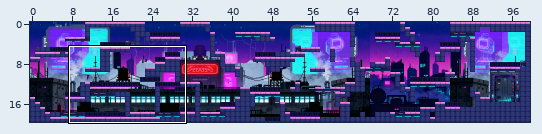
Two versions of a level (Tiled map (JSON), assets/maps/map1.tmj). The first picture is a wide view before the edit; the outline marks the close-up.
Close-up. First the earlier version:
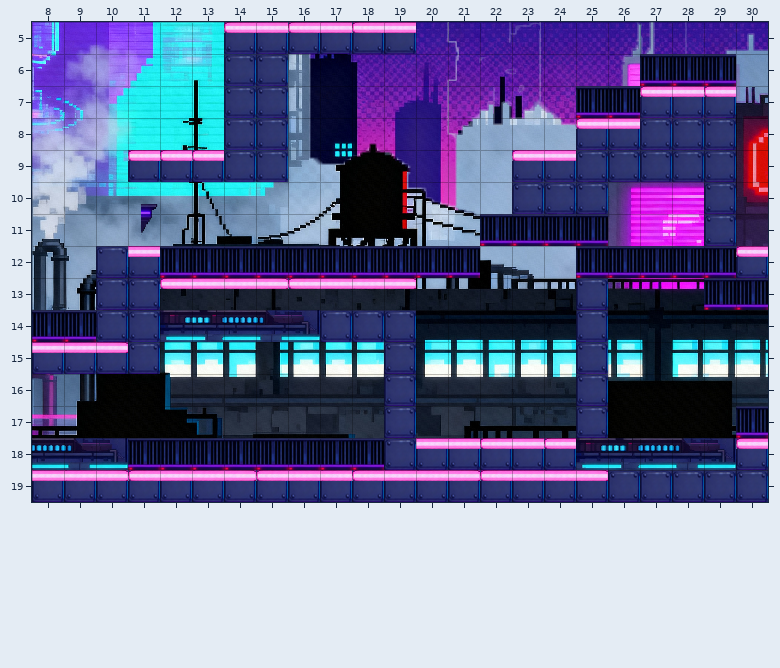
Cells are 32x32 px. Shown: x 8..30, y 5..19.
The same view after the edit:
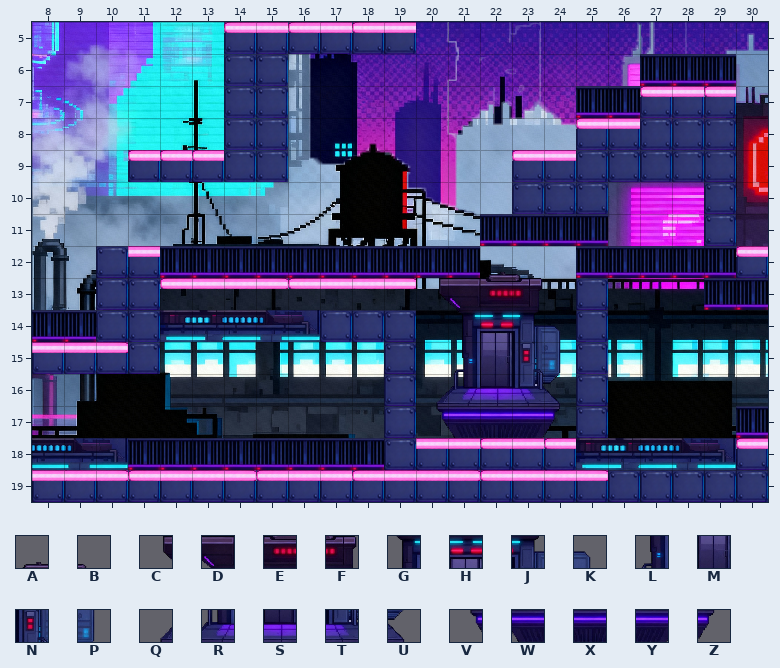
Key: from "tilesetv1": A 836, B 837, C 866, D 867, E 868, F 869, G 899, H 900, J 901, K 902, L 931, M 932, N 933, P 934, Q 962, R 963, S 964, T 965, U 966, V 994, W 995, X 996, Y 997, Z 998.
_ is an empty cell.
Objects are placed by their top-left corner, in cells (3,4 is the top-left corner of cell 3,4); size is 1x1 cell unless given.
Tiles of an added or newly shown layer are drawn over the layers below it.
Message: ajout fonctionnalité ascenceur --> à profiner
The exact change:
Layer "ascenseurs":
removed: Z at 11.4,10.7
Layer "ascenceur" (added):
y 12: x 22..23 __ -> AB
y 13: x 20..23 ____ -> CDEF
y 14: x 21..24 ____ -> GHJK
y 15: x 21..24 ____ -> LMNP
y 16: x 20..24 _____ -> QRSTU
y 17: x 20..24 _____ -> VWXYZ
Where, in picture pixels (left, top, right, bottom), the same in both close-ups:
removed: (141, 204, 158, 235)
added: (436, 272, 561, 438)
